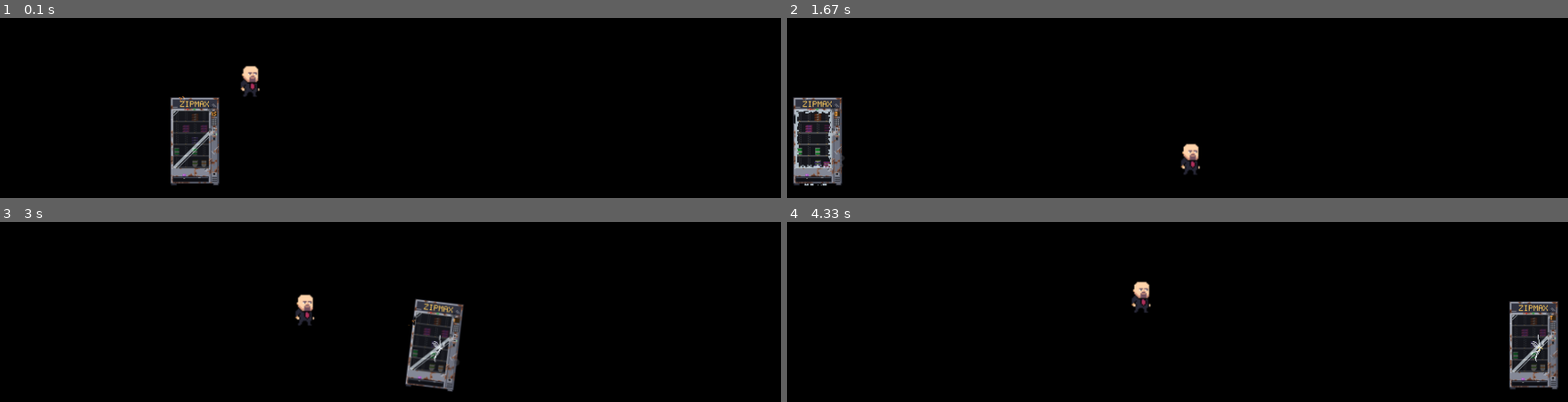
Above: before the commit, frames 1-4 (two rows, left to right).
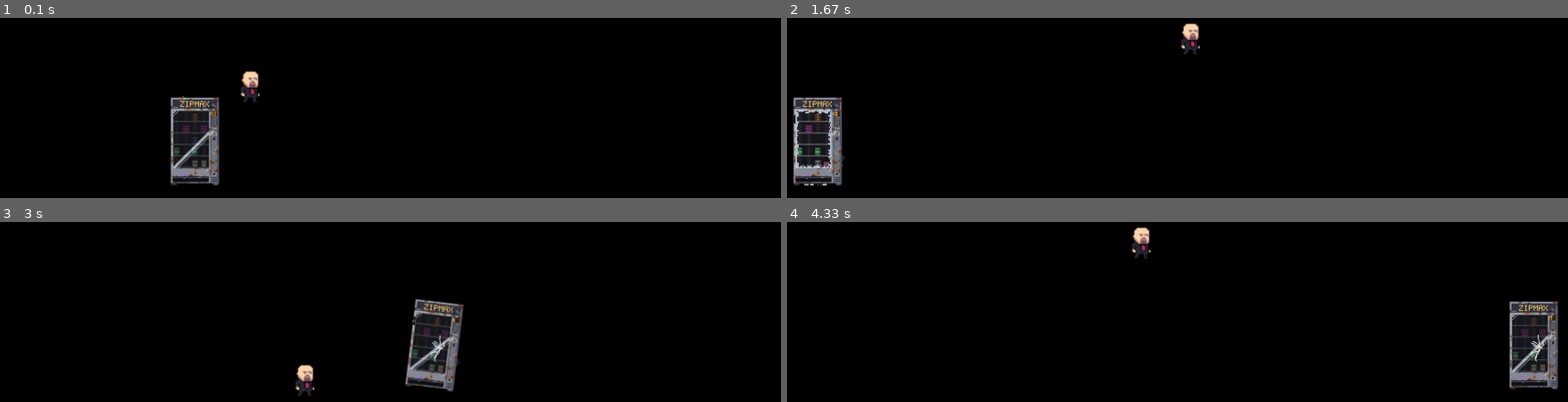
Above: after the commit, the same moments.

Repository: polgonzalez05/luathon-MasAitorGonzalezPolGarciaEnricMorerresJordiDoneuxGillesDelohenLuc
Game: LÖVE game, started from main.lua
Two runs of this game, one before a commit and one after it. Both use one fixed random seed, a clock stepped at 60 frames per second and the inputs below.
Inputs:
- Up to frame 1 (0.1 s): no input
- Up to frame 2 (1.67 s): tap Space at 0.33, 0.73, 1.03, 1.23, 1.53 s; hold D 0.67-1.13 s; hold D 1.17-1.63 s
- Up to frame 3 (3 s): hold A 1.67-2.2 s; tap Space at 1.73, 2.03, 2.3, 2.6, 2.73 s; hold A 2.23-2.63 s; hold D from 2.67 s (still down)
- Up to frame 4 (4.33 s): tap Space at 3.03, 3.4, 3.7, 3.9, 4.2 s; release D at 3.3 s; hold A 3.33-3.8 s; hold D 3.83-4.3 s

The runs differ from the first frame. In frame 1, 0.3% of the frame differs, in the area x 30-34%, y 26-47%; in frame 2, 0.6%; in frame 3, 0.6%; in frame 4, 0.6%, in the area x 44-47%, y 3-51%.

Commit message:
Salto Gradual Personaje

Diff:
--- a/src/character.lua
+++ b/src/character.lua
@@ -8,15 +8,26 @@
     self.scale = Vector(1.5, 1.5)
 
     self.speed = 200
-    self.gravity = 900
-    self.jumpSpeed = -450
+    self.gravity = 2500
+    self.jumpSpeed = -850
     self.velocityY = 0
     self.groundY = 320
-
+    self.maxJumpHold = 0.25
+    self.jumpHoldTime = 0
+    self.jumpWasDown = false
 end
 
 
 function Character:update(dt)
+    local spaceDown = love.keyboard.isDown("space")
+    local onGround = self.position.y >= self.groundY
+
+    if spaceDown and not self.jumpWasDown and onGround then
+        self:jump()
+    end
+
+    self.jumpWasDown = spaceDown
+
     if love.keyboard.isDown("a") then
         self.position.x = self.position.x - self.speed * dt
     end
@@ -25,14 +36,19 @@
         self.position.x = self.position.x + self.speed * dt
     end
 
-    if love.keyboard.isDown("space") then
-        if (self.position.y >= self.groundY) then
-            self.velocityY = self.jumpSpeed
-        end
+    local gravity = self.gravity
+
+    if spaceDown
+        and self.velocityY < 0
+        and self.jumpHoldTime < self.maxJumpHold then
+        gravity = self.gravity * 0.35
+        self.jumpHoldTime = math.min(
+            self.jumpHoldTime + dt,
+            self.maxJumpHold
+        )
     end
 
-
-    self.velocityY = self.velocityY + self.gravity * dt
+    self.velocityY = self.velocityY + gravity * dt
     self.position.y = self.position.y + self.velocityY * dt
 
     if self.position.y >= self.groundY then
@@ -48,6 +64,7 @@
 function Character:jump()
     if self.position.y >= self.groundY then
         self.velocityY = self.jumpSpeed
+        self.jumpHoldTime = 0
     end
 end
 
